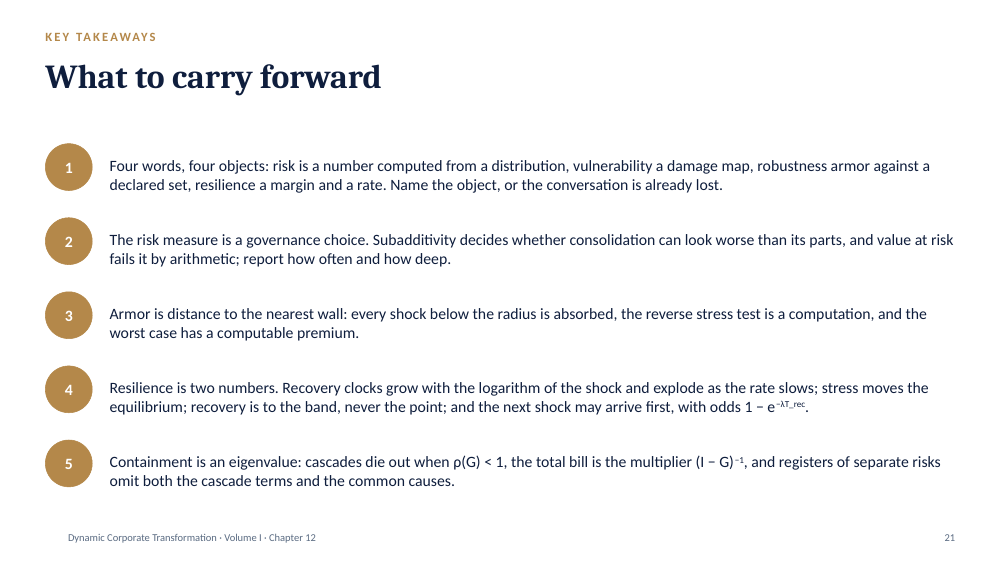
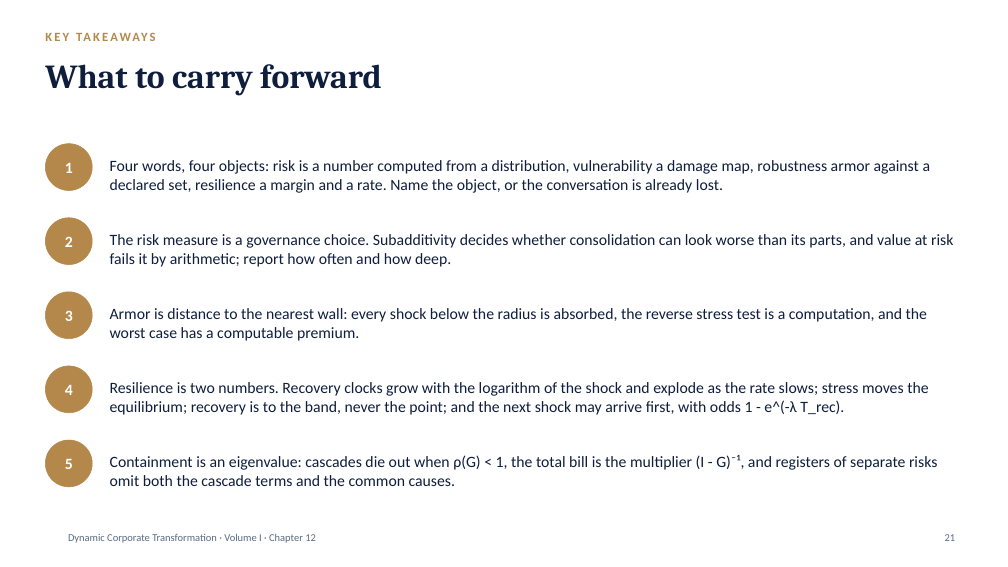
Before and after one commit to drsamirasaf-creator/dct-course, a slide deck: slide 21 of downloads/DCT_V1_Ch12_Slides.pptx. Drawn at 1008x567 pixels with LibreOffice and Linux fonts; fonts in the diff are those of the drawing; background and template pictures are left out. Boxes give left, top, right and bottom in pixels: in the first picture for what was removed or moved away, otherwise in the second. Text is boxed around its words. In the diff, an @@ line names an element or a change of style, - is before the commit and + after.

```diff
--- a/downloads/DCT_V1_Ch12_Slides.pptx
+++ b/downloads/DCT_V1_Ch12_Slides.pptx
@@ text at box(110, 382, 928, 415): text changed @@
-Resilience is two numbers. Recovery clocks grow with the logarithm of the shock and explode as the rate slows; stress moves the equilibrium; recovery is to the band, never the point; and the next shock may arrive first, with odds 1 − e−λT_rec.
+Resilience is two numbers. Recovery clocks grow with the logarithm of the shock and explode as the rate slows; stress moves the equilibrium; recovery is to the band, never the point; and the next shock may arrive first, with odds 1 - e^(-λ T_rec).
@@ text at box(110, 455, 937, 486): text changed @@
-Containment is an eigenvalue: cascades die out when ρ(G) < 1, the total bill is the multiplier (I − G)−1, and registers of separate risks omit both the cascade terms and the common causes.
+Containment is an eigenvalue: cascades die out when ρ(G) < 1, the total bill is the multiplier (I - G)⁻¹, and registers of separate risks omit both the cascade terms and the common causes.
```
Also in this commit, not shown: 22 other files.
